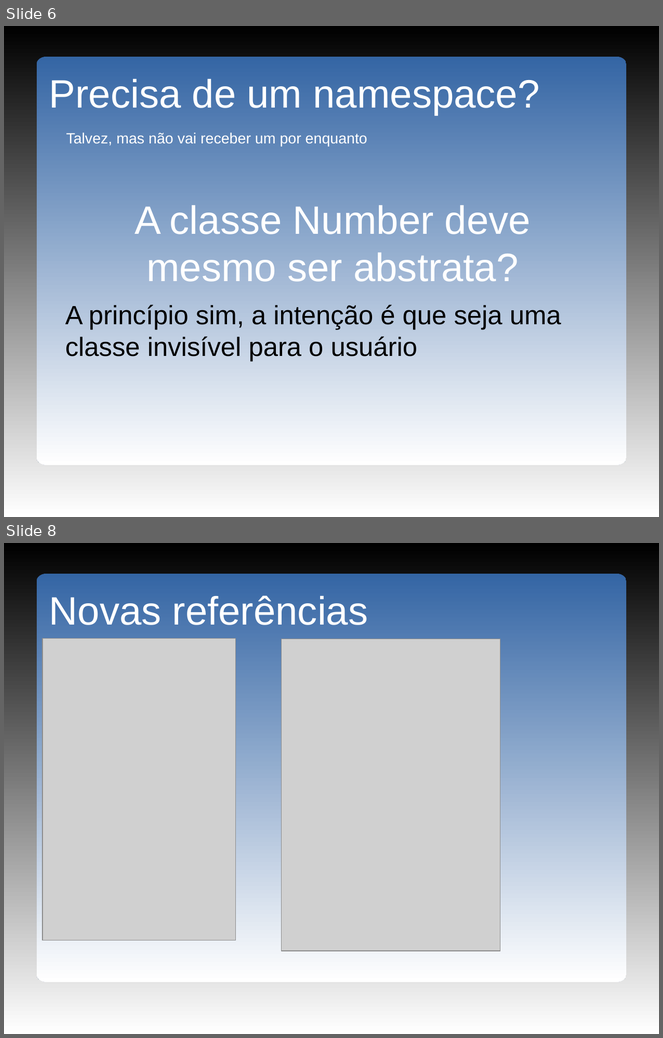
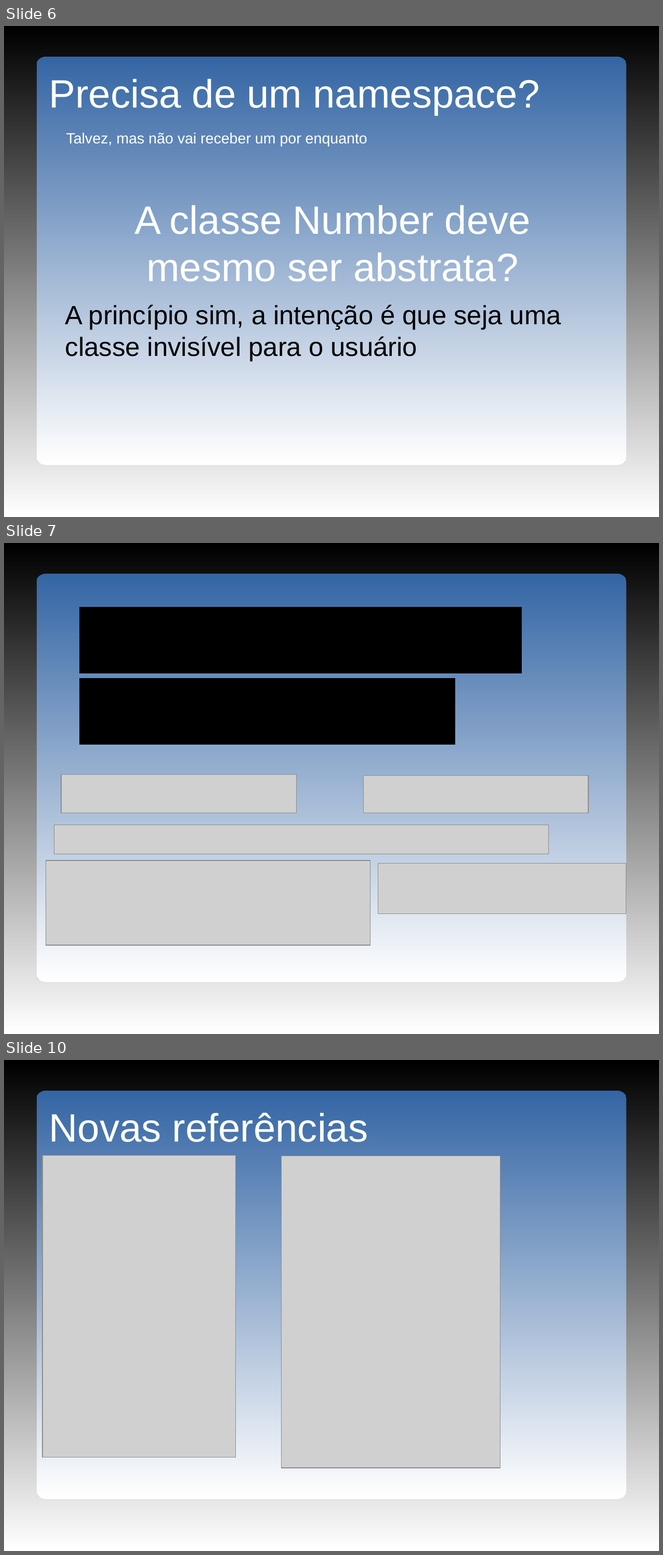
Before and after one commit to ArthurCarmo/mini-cas, a slide deck: doc/pmini-cas04.odp. Shown one above the other, each under a label of ours: slides 6 and 8 before the commit, slides 6, 7 and 10 after it; the slides between them are not shown. The pictures are 663x1038 and 663x1555 pixels, drawn with LibreOffice and Linux fonts; fonts in the diff are those of the drawing; grey boxes stand for pictures; background and template pictures are left out. Boxes give left, top, right and bottom in pixels: in the first picture for what was removed or moved away, otherwise in the second. Text is boxed around its words. In the diff, an @@ line names an element or a change of style, - is before the commit and + after.

```diff
--- a/doc/pmini-cas04.odp
+++ b/doc/pmini-cas04.odp
@@ slide 7 added at [4,543,659,1034], background gradient #000000 to #FFFFFF; not listed: 1 template element that a slide beside it also shows @@
@@ text added at [79,607,522,745], 72 pt, text #000000 @@
+É difícil manter o código "limpo"
@@ picture added at [61,775,297,813] @@
@@ picture added at [364,776,588,813] @@
@@ picture added at [54,825,548,854] @@
@@ picture added at [46,861,371,946] @@
@@ picture added at [378,863,626,914] @@
@@ what was slide 8 is now slide 10 @@
```
Also in this commit, not shown: 2 other slides added, 8 other files.
